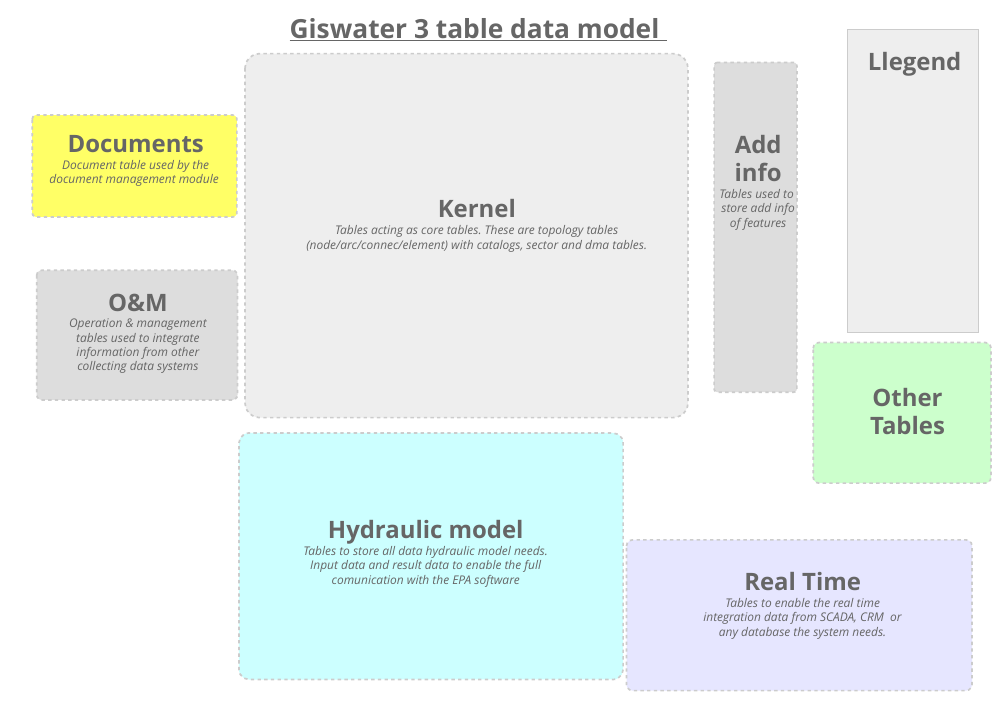
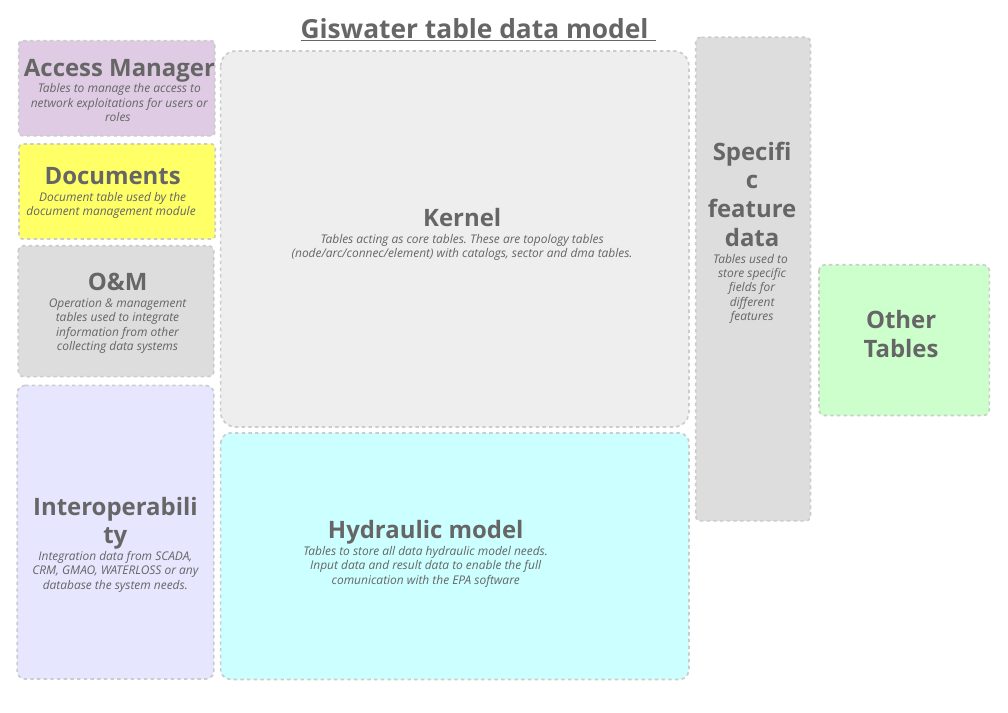
Before and after one commit to Giswater/docs, a slide deck: slide 1 of developer/database/D01_datamodel_logic.odp. Drawn at 1008x713 pixels with LibreOffice and Linux fonts; fonts in the diff are those of the drawing. Boxes give left, top, right and bottom in pixels: in the first picture for what was removed or moved away, otherwise in the second. Text is boxed around its words. In the diff, an @@ line names an element or a change of style, - is before the commit and + after.

```diff
--- a/developer/database/D01_datamodel_logic.odp
+++ b/developer/database/D01_datamodel_logic.odp
@@ text at <box>301,18,648,41</box>: text changed @@
-Giswater 3 table data model
+Giswater table data model
@@ freeform shape removed at <box>848,29,979,333</box> @@
@@ rounded rectangle added at <box>19,41,215,136</box>, fill #DFCCE4, outline #CCCCCC 2.83 pt @@
@@ text added at <box>24,59,215,121</box>, 20 pt, text #666666, italic @@
+Access Manager
+Tables to manage the access to network exploitations for users or roles
@@ rounded rectangle: place and size @@
-rounded rectangle at <box>245,53,688,417</box>
+rounded rectangle at <box>221,51,689,427</box>
@@ freeform shape: place and size @@
-freeform shape at <box>714,62,797,392</box>
+freeform shape at <box>696,37,810,521</box>
@@ text removed at <box>868,52,961,76</box> @@
-Llegend
@@ rounded rectangle: place and size @@
-rounded rectangle at <box>32,115,237,217</box>
+rounded rectangle at <box>19,144,215,239</box>
@@ text "Specific feature data": place and size @@
-text "Specific feature data" at <box>719,135,794,230</box>
+text "Specific feature data" at <box>708,199,796,322</box>
@@ text "Documents": place and size @@
-text "Documents" at <box>49,135,219,186</box>
+text "Documents" at <box>26,167,196,218</box>
@@ text "Kernel": place and size @@
-text "Kernel" at <box>306,199,647,252</box>
+text "Kernel" at <box>292,208,633,260</box>
@@ text at <box>708,199,796,246</box>: text changed @@
-Add info
+Specific feature data
@@ rounded rectangle: place and size @@
-rounded rectangle at <box>37,270,237,400</box>
+rounded rectangle at <box>19,246,214,376</box>
@@ text "O&M": place and size @@
-text "O&M" at <box>69,293,207,373</box>
+text "O&M" at <box>49,272,186,353</box>
@@ text at <box>718,268,786,322</box>: text changed @@
-store add info
-of features
+store specific fields for different features
@@ rounded rectangle: place and size @@
-rounded rectangle at <box>813,342,991,483</box>
+rounded rectangle at <box>819,265,989,415</box>
@@ text "Other": place and size @@
-text "Other" at <box>870,388,945,434</box>
+text "Other" at <box>864,310,939,357</box>
@@ freeform shape added at <box>17,385,214,679</box>, fill #E6E6FF, outline #CCCCCC 2.83 pt @@
@@ rounded rectangle: place and size @@
-rounded rectangle at <box>239,433,623,679</box>
+rounded rectangle at <box>221,433,689,679</box>
@@ text at <box>32,551,198,592</box>: text changed @@
-Real Time
-Tables to enable the real time integration data from SCADA, CRM or any database the system needs.
+Interoperability
+Integration data from SCADA, CRM, GMAO, WATERLOSS or any database the system needs.
@@ rounded rectangle removed at <box>627,540,972,690</box> @@
```
Also in this commit, not shown: 1 other slide changed.
